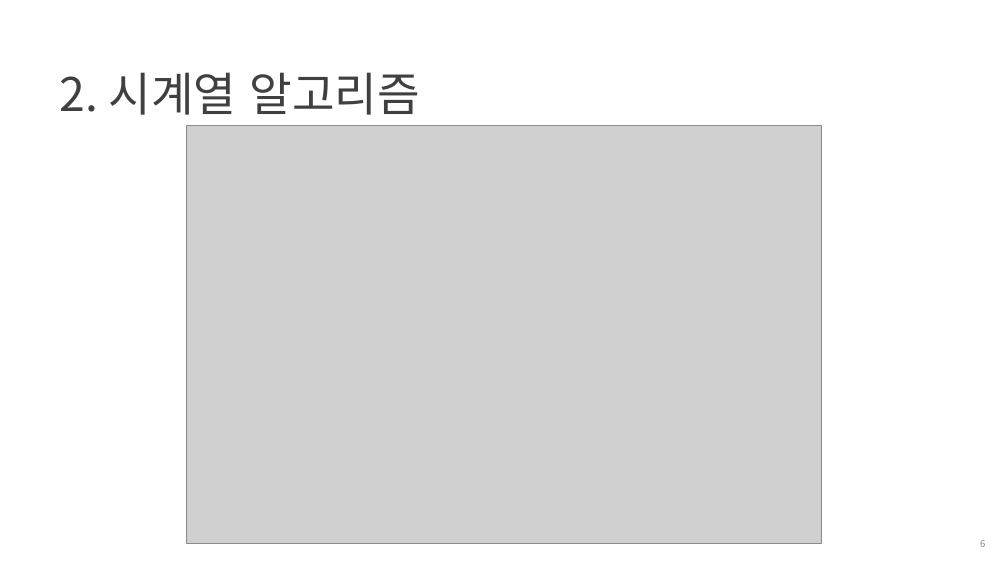
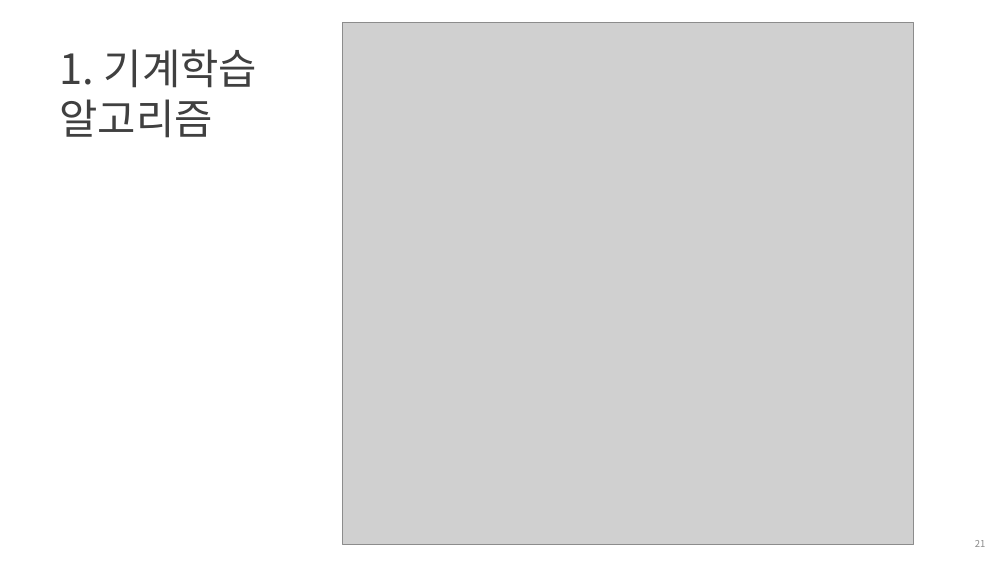
Before and after one commit to cheonbi/TimeSeriesAnalysis, a slide deck: slide 21 of [FastCampus] 6주차_강의자료_김경원박사.pptx (slide 6 before the commit). Drawn at 1008x567 pixels with LibreOffice and Linux fonts; fonts in the diff are those of the drawing; grey boxes stand for pictures; background and template pictures are left out. Boxes give left, top, right and bottom in pixels: in the first picture for what was removed or moved away, otherwise in the second. Text is boxed around its words. In the diff, an @@ line names an element or a change of style, - is before the commit and + after.

```diff
--- a/[FastCampus] 6주차_강의자료_김경원박사.pptx
+++ b/[FastCampus] 6주차_강의자료_김경원박사.pptx
@@ picture: place and size @@
-picture at [186, 126, 822, 543]
+picture at [343, 22, 913, 545]
@@ title at [60, 49, 257, 138]: text changed; size 44 to 39.6 pt @@
-2. 시계열 알고리즘
+1. 기계학습
+알고리즘
@@ page number at [975, 540, 986, 547]: text changed @@
-6
+21
```
Also in this commit, not shown: 7 other slides changed, 30 slides added, 1 slide removed, 18 other files.
